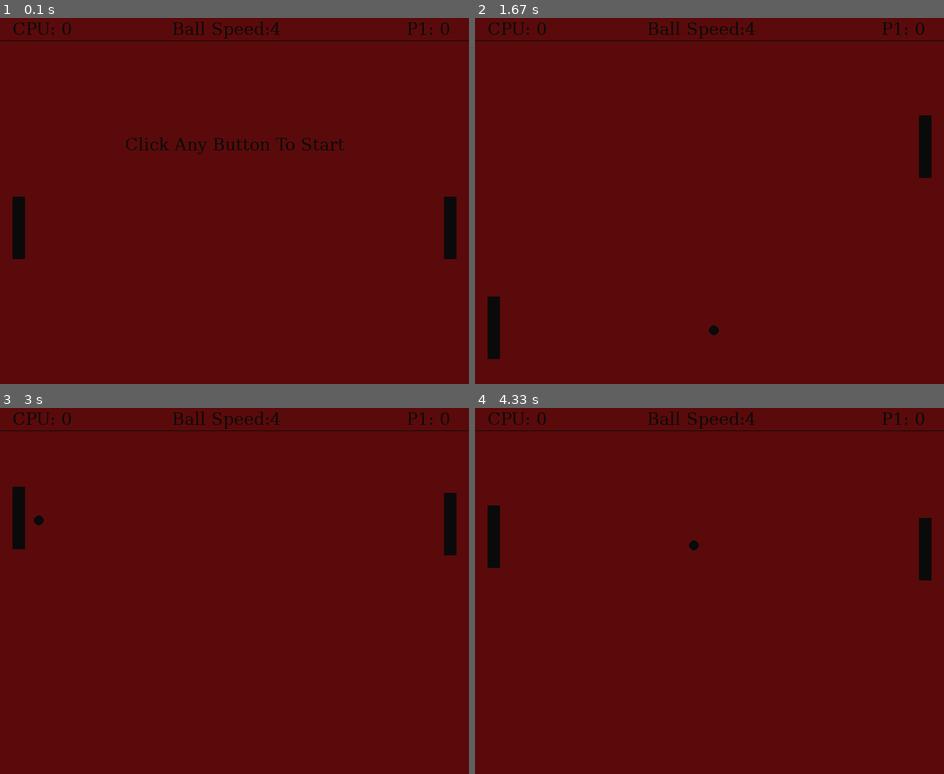
Above: before the commit, frames 1-4 (two rows, left to right).
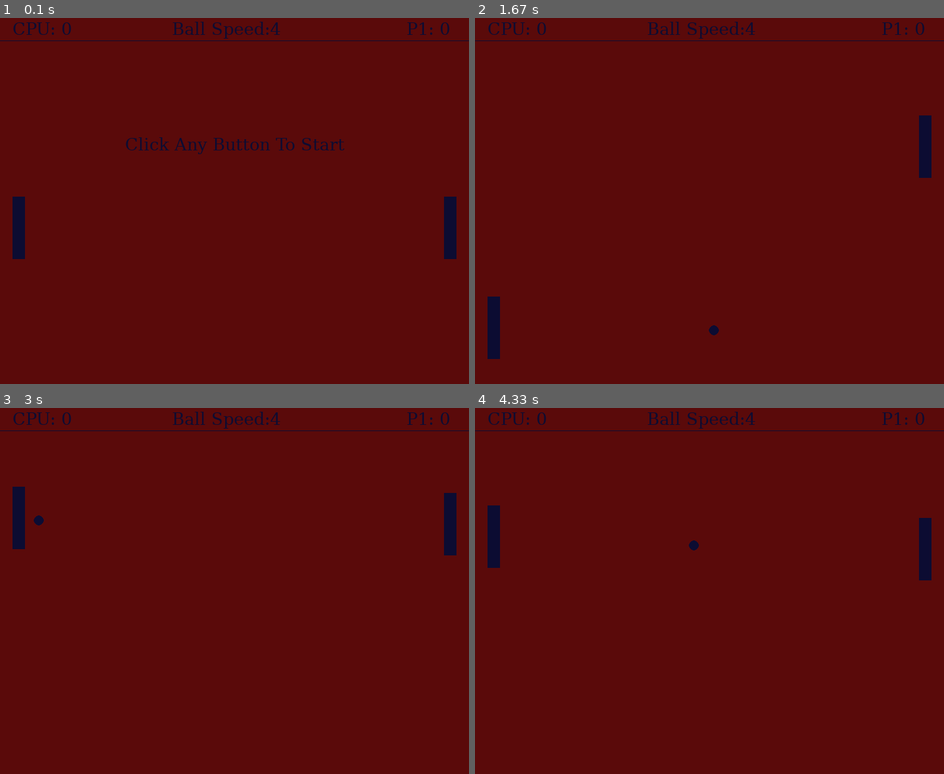
Above: after the commit, the same moments.

Repository: sam1457/ICS111-Week-11
Game: pygame game, started from Week12Lab/Week12.py
The game is run twice, just before and just after one commit, with the same random seed, the same clock (stepped at 60 frames per second) and the same inputs.
Inputs:
- Up to frame 1 (0.1 s): no input
- Up to frame 2 (1.67 s): hold Up 0.33-0.8 s; hold Down 0.83-1.13 s; hold Up 1.17-1.53 s; hold Down from 1.57 s (still down)
- Up to frame 3 (3 s): release Down at 1.93 s; hold Up 1.97-2.27 s; hold Down 2.3-2.6 s; hold Up from 2.63 s (still down)
- Up to frame 4 (4.33 s): release Up at 3 s; hold Down 3.03-3.4 s; hold Up 3.43-3.73 s; hold Down 3.77-4.07 s; hold Up from 4.1 s (still down)

The runs differ from the first frame. In frame 1, 1.8% of the frame differs, in the area x 0-100%, y 1-66%; in frame 2, 1.5%; in frame 3, 1.5%; in frame 4, 1.5%.

Commit message:
Score increases by two evrytime someone scores.

Diff:
--- a/Week12Lab/Week12.py
+++ b/Week12Lab/Week12.py
@@ -22,7 +22,7 @@
 
 
 bg = (90, 10, 10)
-white = (10, 10, 10)
+white = (12, 12, 50)
 
 def draw_board():
     screen.fill(bg)
@@ -122,9 +122,9 @@
         else:
             live_ball = False
             if winner == 1:
-                player_score += 1
+                player_score += 2
             elif winner == -1:
-                cpu_score += 1
+                cpu_score += 2
 
     if live_ball == False:
       if winner == 0:
